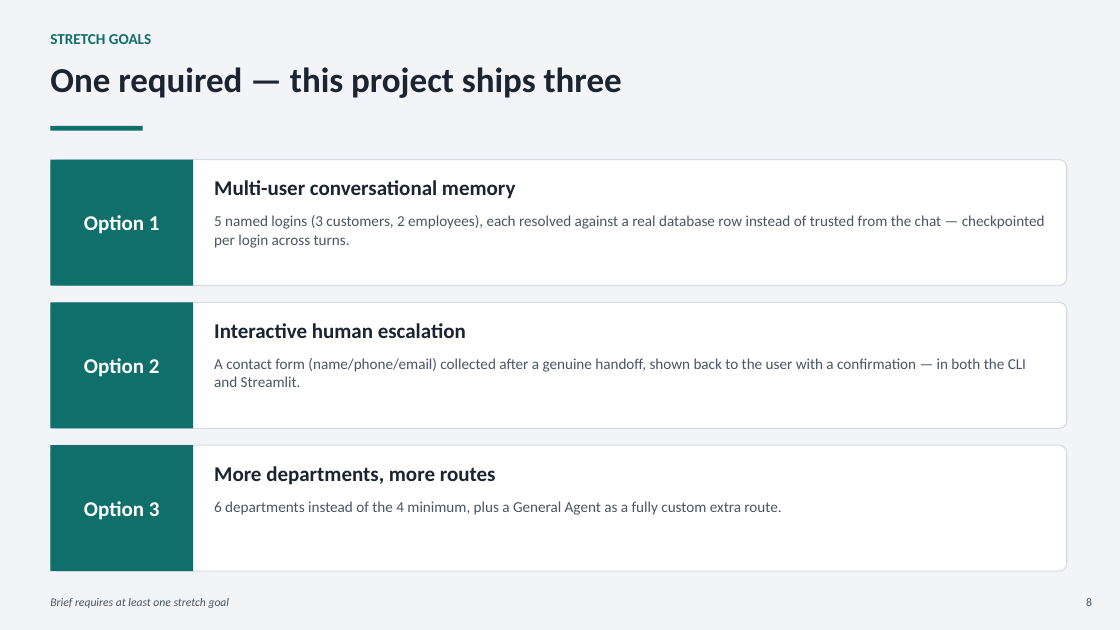
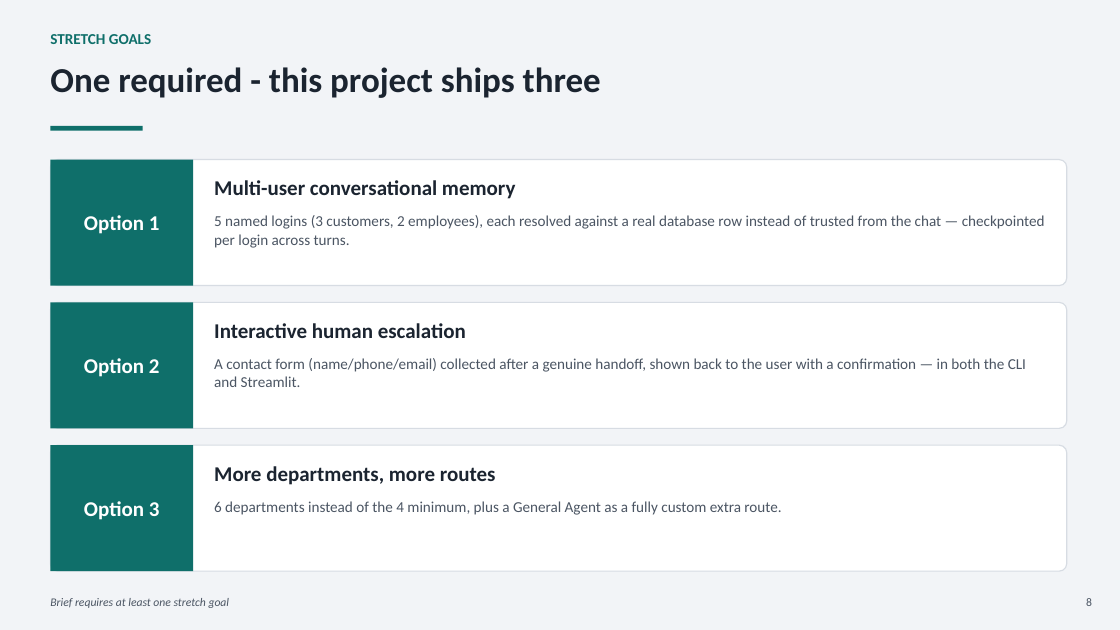
Before and after one commit to Anuj3126/agentic-support-assistant, a slide deck: slide 8 of ShopUNow_Capstone_Presentation.pptx. Drawn at 1120x630 pixels with LibreOffice and Linux fonts; fonts in the diff are those of the drawing. Boxes give left, top, right and bottom in pixels: in the first picture for what was removed or moved away, otherwise in the second. Text is boxed around its words. In the diff, an @@ line names an element or a change of style, - is before the commit and + after.

```diff
--- a/ShopUNow_Capstone_Presentation.pptx
+++ b/ShopUNow_Capstone_Presentation.pptx
@@ text at (50, 67, 601, 98): text changed @@
-One required — this project ships three
+One required - this project ships three
```
Also in this commit, not shown: 7 other slides changed.
